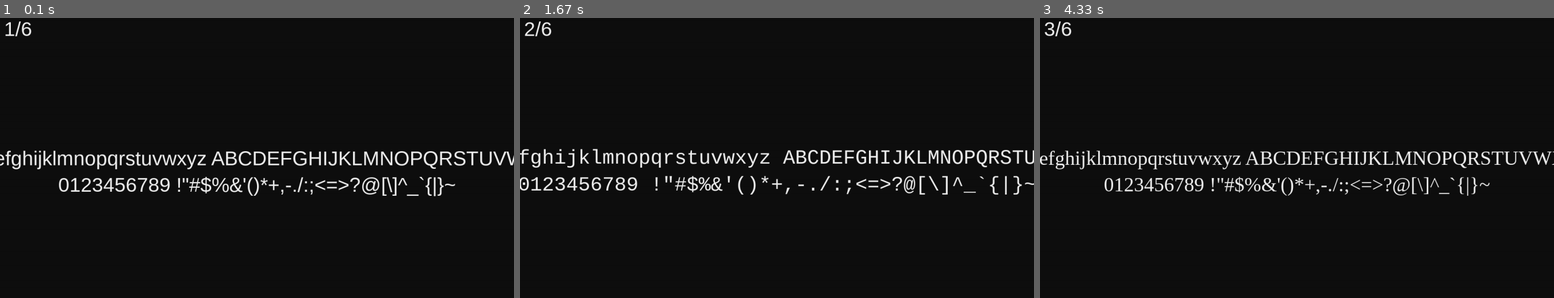
Above: before the commit, frames 1-3 (left to right).
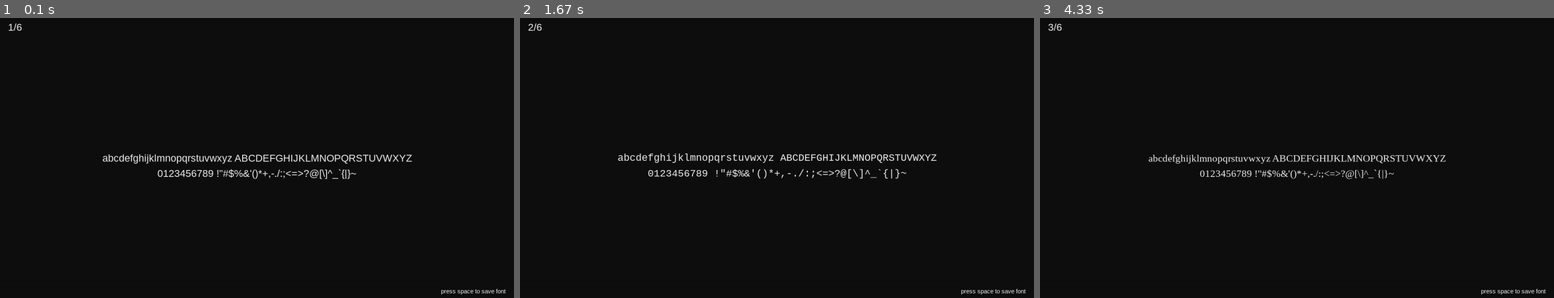
Above: after the commit, the same moments.

Repository: Tobyy85/pygame_fonts
Game: pygame game, started from fonts.py
Two runs of this game, one before a commit and one after it. Both use one fixed random seed, a clock stepped at 60 frames per second and the inputs below.
Inputs:
- Up to frame 1 (0.1 s): no input
- Up to frame 2 (1.67 s): hold Right 0.33-0.8 s; hold Right 0.83-1.3 s; hold Left from 1.33 s (still down)
- Up to frame 3 (4.33 s): release Left at 1.87 s; hold Left 1.9-2.3 s; hold Right 2.33-2.97 s; hold Left 3-3.47 s; hold Right 3.5-3.97 s; hold Right from 4 s (still down)

The runs differ from the first frame. In frame 1, 4.7% of the frame differs, in the area x 0-100%, y 1-99%; in frame 2, 4.5%; in frame 3, 4.2%.

Commit message:
added scaling

Diff:
--- a/fonts.py
+++ b/fonts.py
@@ -11,6 +11,8 @@
 pg.font.init()
 fonts = pg.font.get_fonts()
 saved_fonts = []
+
+font_scale = w / 2560
 
 current_font_index = 0
 
@@ -41,7 +43,7 @@
 
     screen.fill((15, 15, 15))
 
-    font = pg.font.SysFont(fonts[current_font_index], 50)
+    font = pg.font.SysFont(fonts[current_font_index], int(50*font_scale))
     text = f'{string.ascii_lowercase} {string.ascii_uppercase}'
     rendered_text = font.render(text, True, (240, 240, 240))
     rect = rendered_text.get_rect()
@@ -56,11 +58,18 @@
     rect.center = (w//2, bottom_pos + 10 + rect.height//2)
     screen.blit(rendered_text, rect)
 
-    font = pg.font.SysFont('arial', 50)
+    font = pg.font.SysFont('arial', int(50*font_scale))
     text = f'{current_font_index+1}/{len(fonts)}'
     rendered_text = font.render(text, True, (240, 240, 240))
     rect = rendered_text.get_rect()
-    rect.topleft = (10, 10)
+    rect.topleft = (20, 20)
+    screen.blit(rendered_text, rect)
+
+    font = pg.font.SysFont('arial', int(30*font_scale))
+    text = f'press space to save font'
+    rendered_text = font.render(text, True, (240, 240, 240))
+    rect = rendered_text.get_rect()
+    rect.bottomright = (w-20, h-20)
     screen.blit(rendered_text, rect)
 
 
